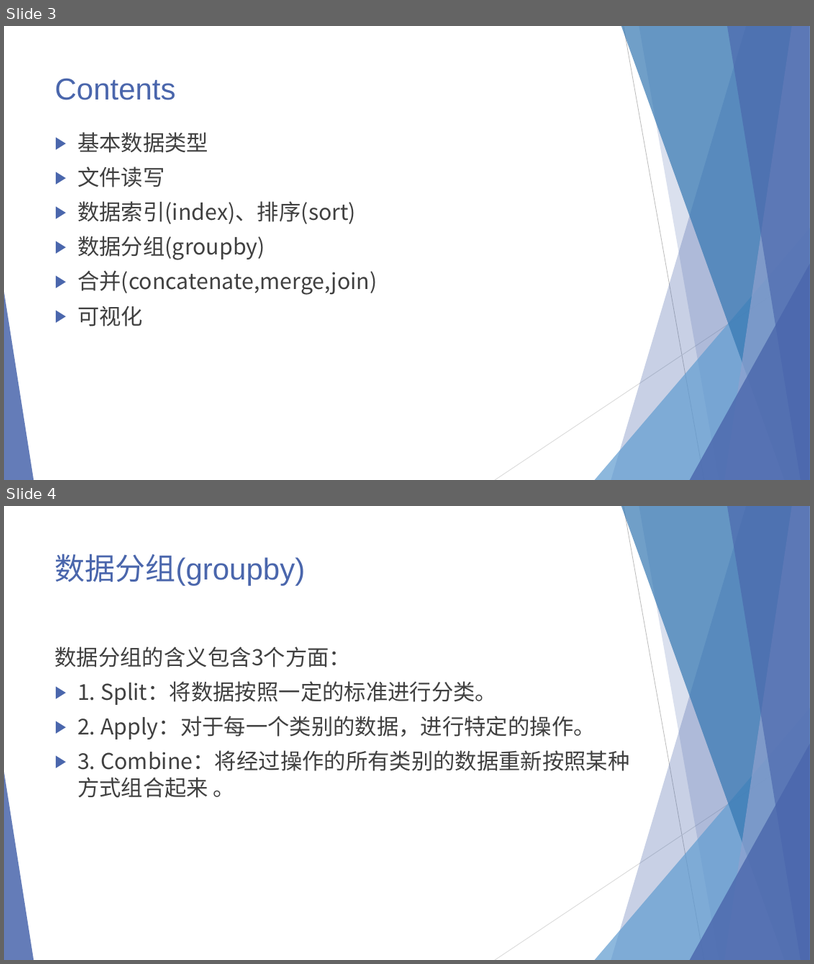
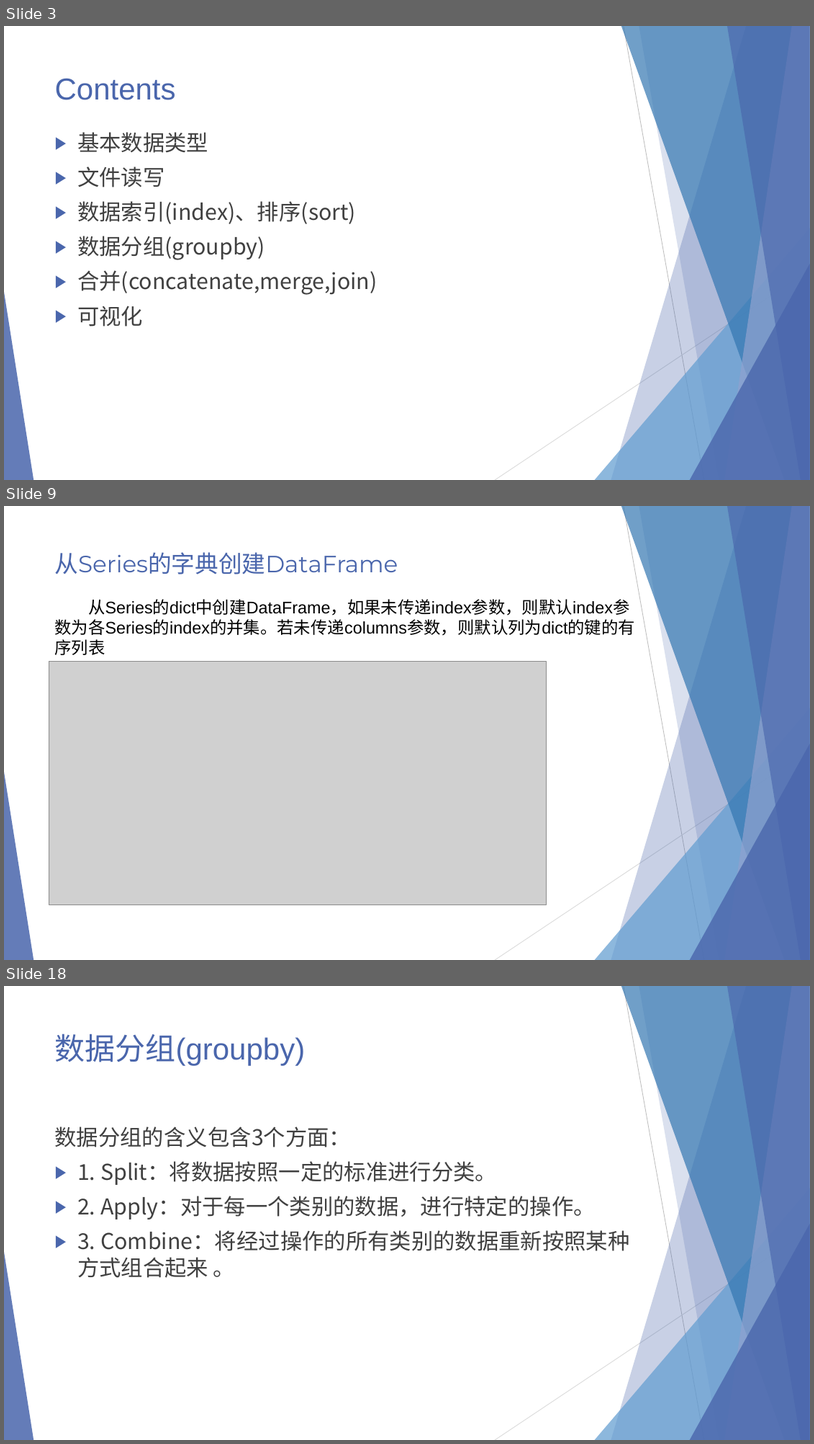
Before and after one commit to SSRSGJYD/pandas, a slide deck: doc/pandas.pptx. Shown one above the other, each under a label of ours: slides 3 and 4 before the commit, slides 3, 9 and 18 after it; the slides between them are not shown. The pictures are 814x964 and 814x1444 pixels, drawn with LibreOffice and Linux fonts; fonts in the diff are those of the drawing; grey boxes stand for pictures. Boxes give left, top, right and bottom in pixels: in the first picture for what was removed or moved away, otherwise in the second. Text is boxed around its words. In the diff, an @@ line names an element or a change of style, - is before the commit and + after.

```diff
--- a/doc/pandas.pptx
+++ b/doc/pandas.pptx
@@ slide 9 added at box(4, 506, 810, 960), background #FFFFFF; not listed: 10 template elements that a slide beside it also shows @@
@@ title added at box(55, 552, 399, 574), 28 pt, text #4A66AC @@
+从Series的字典创建DataFrame
@@ text added at box(54, 599, 635, 636), 20 pt, text #000000 @@
+从Series的dict中创建DataFrame，如果未传递index参数，则默认index参数为各Series的index的并集。若未传递columns参数，则默认列为dict的键的有序列表
@@ picture added at box(49, 662, 546, 905) @@
@@ what was slide 4 is now slide 18 @@
```
Also in this commit, not shown: 13 other slides added, 2 other files.
